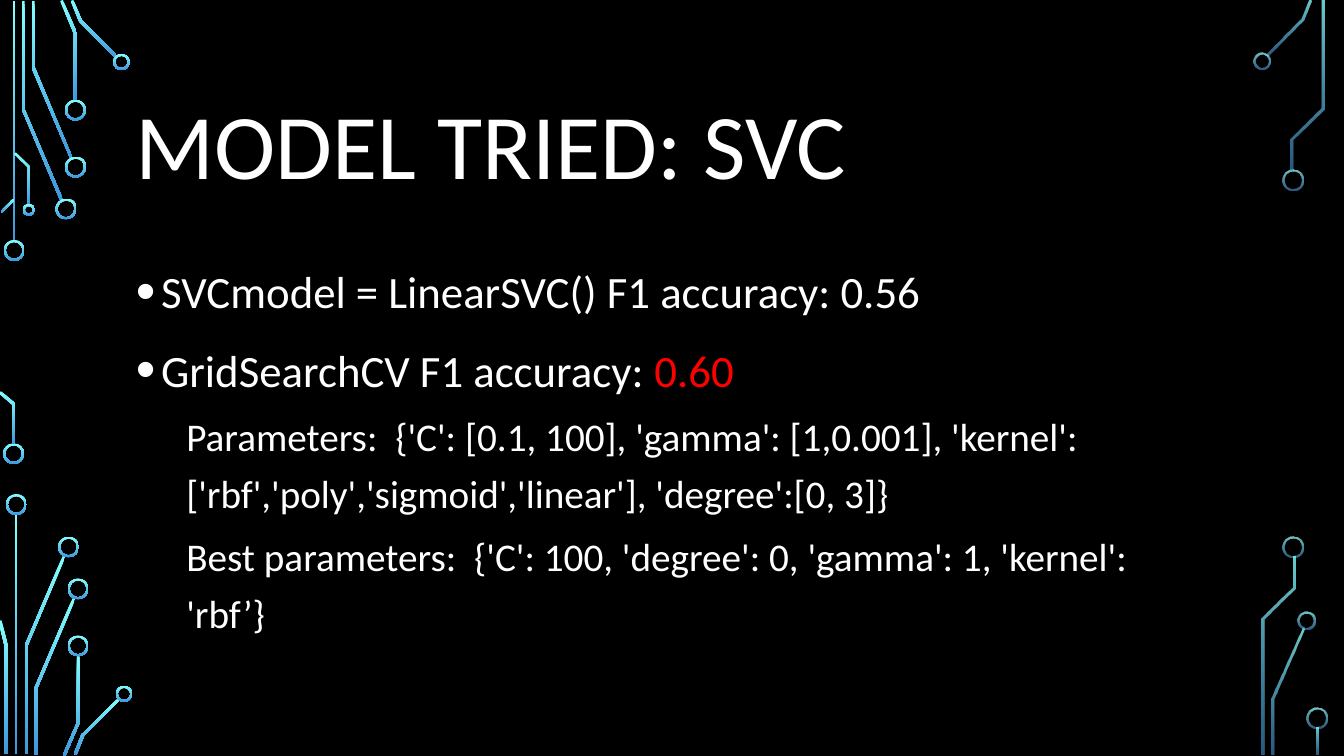
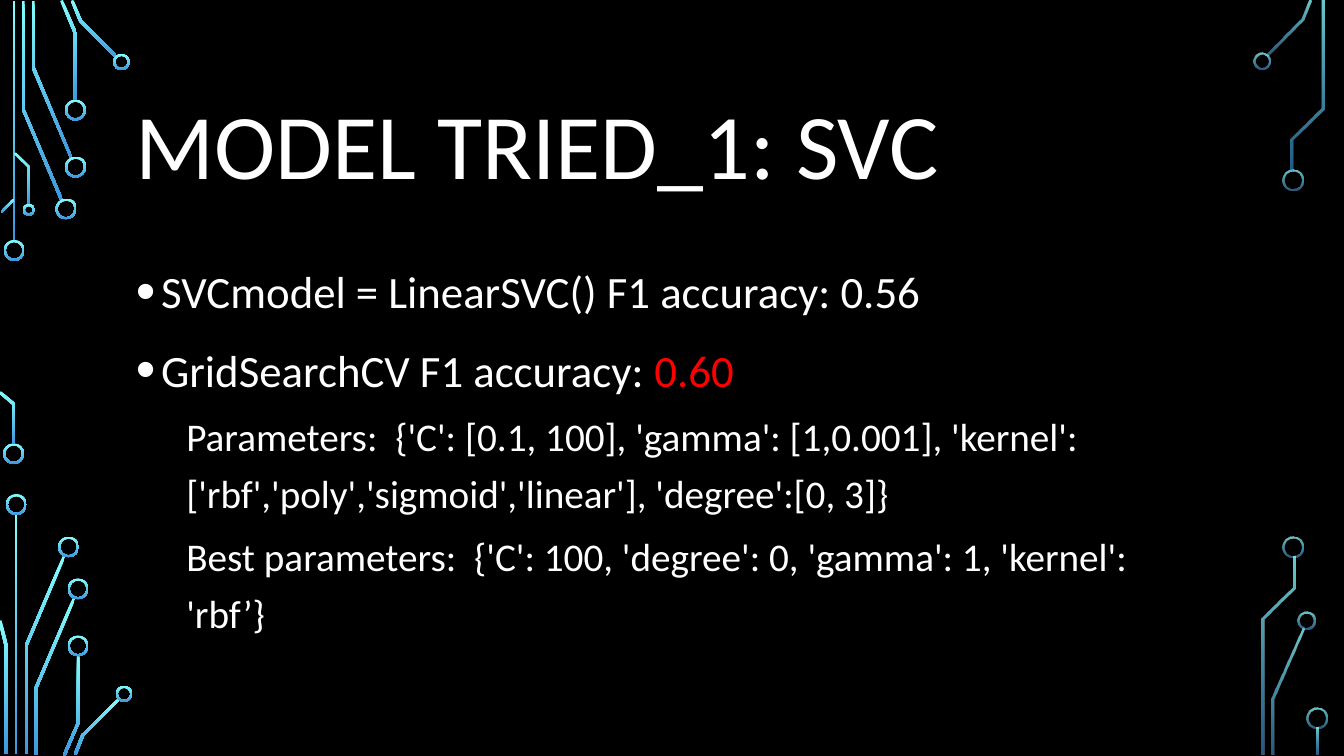
Before and after one commit to mengyanl/Corona_Tweet, a slide deck: slide 6 of Presentation_Tweet.pptx. Drawn at 1344x756 pixels with LibreOffice and Linux fonts; fonts in the diff are those of the drawing; background and template pictures are left out. Boxes give left, top, right and bottom in pixels: in the first picture for what was removed or moved away, otherwise in the second. Text is boxed around its words. In the diff, an @@ line names an element or a change of style, - is before the commit and + after.

```diff
--- a/Presentation_Tweet.pptx
+++ b/Presentation_Tweet.pptx
@@ title at box(136, 119, 939, 192): text changed @@
-MODEL TRIED: SVC
+MODEL TRIED_1: SVC
```
Also in this commit, not shown: 6 other slides changed, 7 other files.
